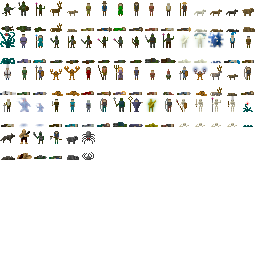
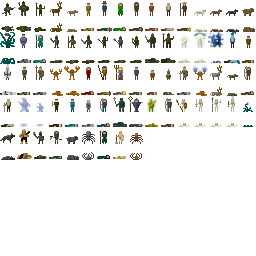
Two versions of the same layered image (256px x 256px). Layer-by-layer changes:
painted on "Background" over box(97, 130, 143, 160)
